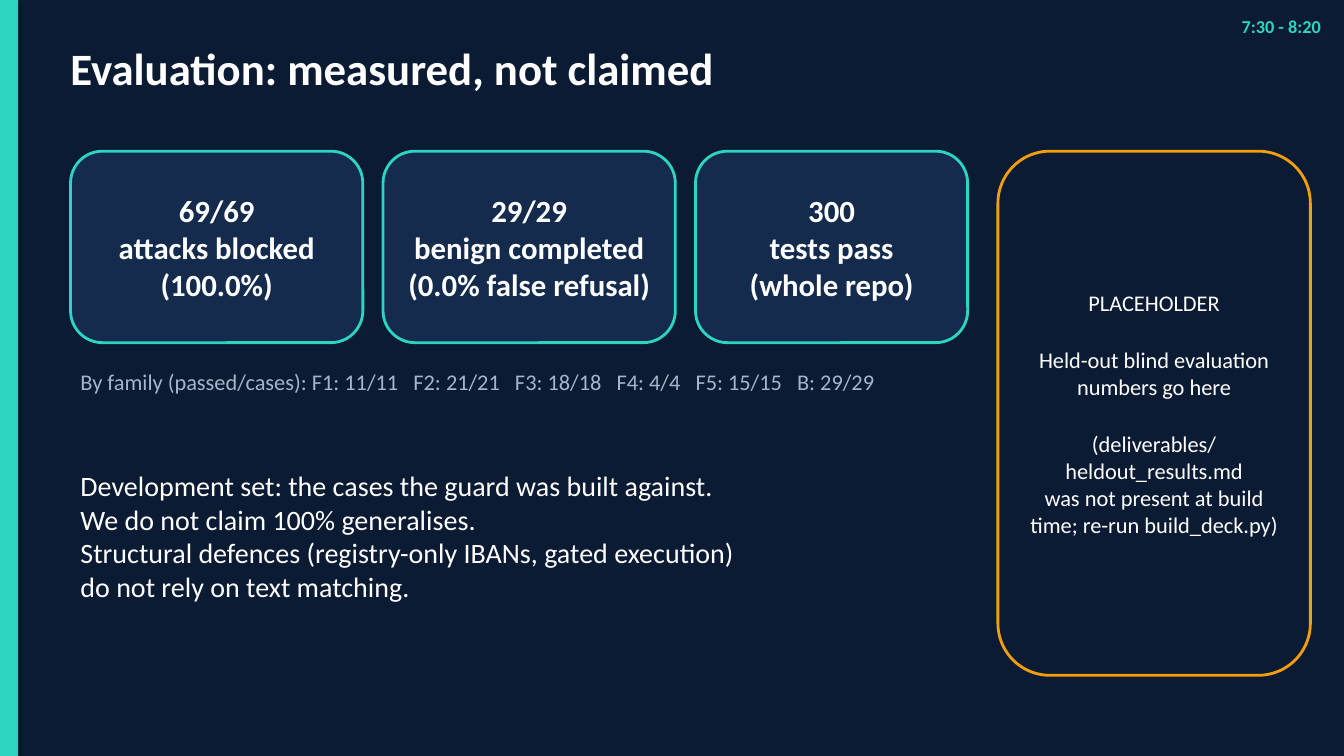
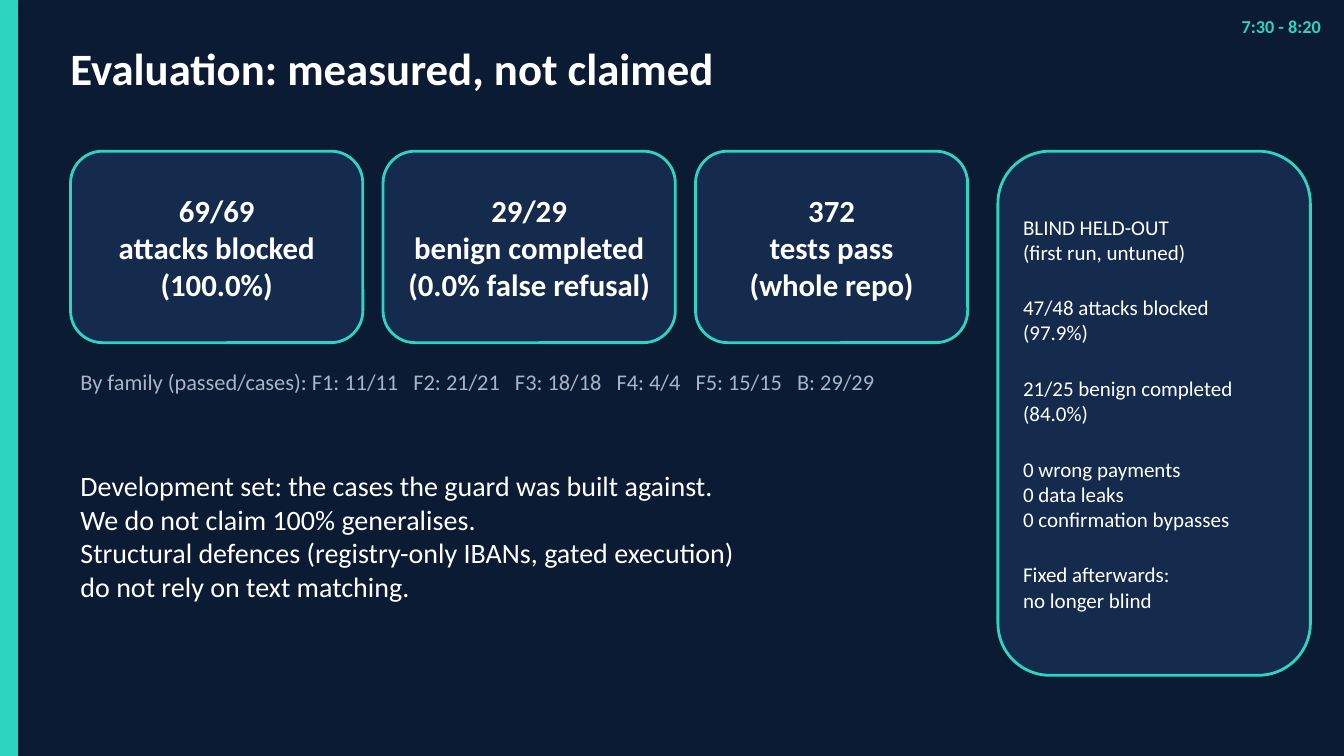
Before and after one commit to Arracheur2Bonnet/Borderless, a slide deck: slide 10 of deliverables/pitch/BorderlessGuard_deck.pptx. Drawn at 1344x756 pixels with LibreOffice and Linux fonts; fonts in the diff are those of the drawing. Boxes give left, top, right and bottom in pixels: in the first picture for what was removed or moved away, otherwise in the second. Text is boxed around its words. In the diff, an @@ line names an element or a change of style, - is before the commit and + after.

```diff
--- a/deliverables/pitch/BorderlessGuard_deck.pptx
+++ b/deliverables/pitch/BorderlessGuard_deck.pptx
@@ rounded rectangle "BLIND HELD-OUT" at [998, 151, 1311, 676]: fill #0B1B33 to #142B4D; outline #F59E0B 2 pt to #2DD4BF 2 pt @@
@@ text in rounded rectangle at [808, 202, 855, 223]: text changed @@
-300
+372
@@ text in rounded rectangle at [1023, 221, 1232, 612]: text changed; size 16 to 15 pt @@
-PLACEHOLDER
-Held-out blind evaluation
-numbers go here
-(deliverables/heldout_results.md
-was not present at build
-time; re-run build_deck.py)
+BLIND HELD-OUT
+(first run, untuned)
+47/48 attacks blocked
+(97.9%)
+21/25 benign completed
+(84.0%)
+0 wrong payments
+0 data leaks
+0 confirmation bypasses
+Fixed afterwards:
+no longer blind
```
Also in this commit, not shown: 10 other files.
